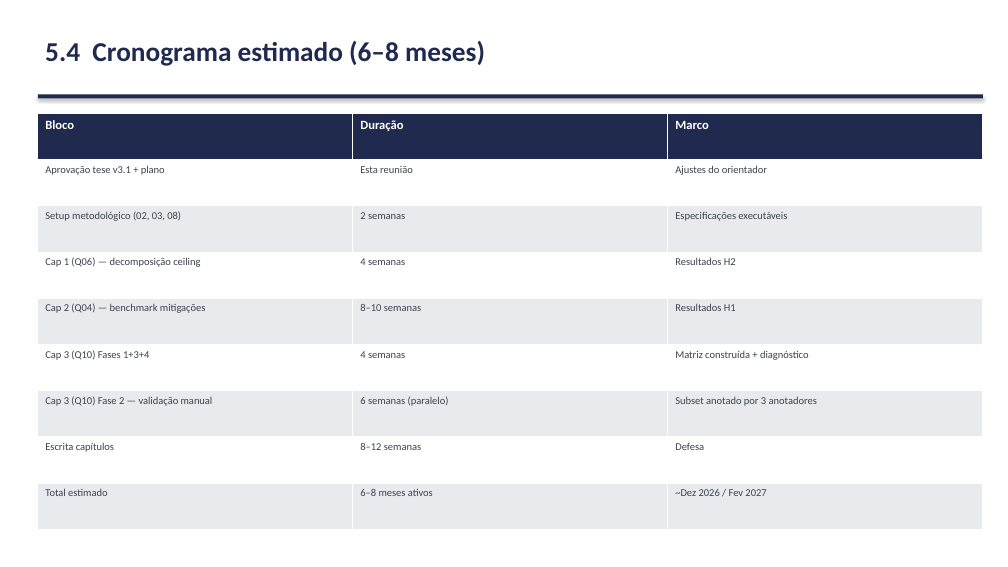
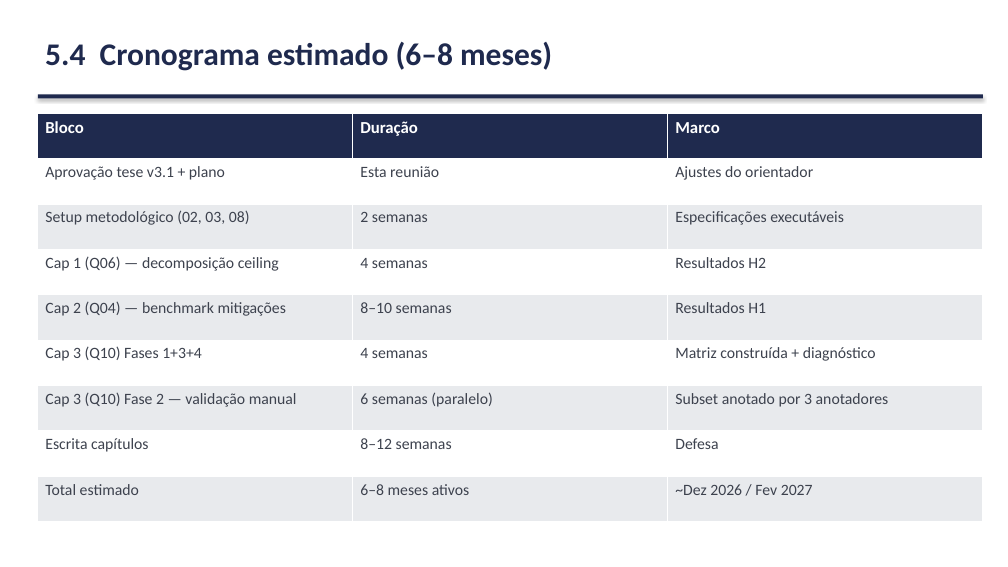
Before and after one commit to marcellozzetti/Facial-Recognition-Models-Mitigating-Bias, a slide deck: slide 33 of docs/ativo/material_reuniao_orientador_2026-06.pptx (slide 34 before the commit). Drawn at 1008x567 pixels with LibreOffice and Linux fonts; fonts in the diff are those of the drawing. Boxes give left, top, right and bottom in pixels: in the first picture for what was removed or moved away, otherwise in the second. Text is boxed around its words. In the diff, an @@ line names an element or a change of style, - is before the commit and + after.

```diff
--- a/docs/ativo/material_reuniao_orientador_2026-06.pptx
+++ b/docs/ativo/material_reuniao_orientador_2026-06.pptx
@@ text "5.4 Cronograma estimado (6–8 meses)" at [45, 42, 552, 71]: size 26 to 30 pt @@
@@ table at [38, 113, 984, 522] @@
@@ size 12 to 16 pt in "Bloco", "Duração", "Marco" @@
@@ size 10 to 15 pt @@
```
Also in this commit, not shown: 31 other slides changed, 2 slides added, 10 slides removed, 1 other file.
